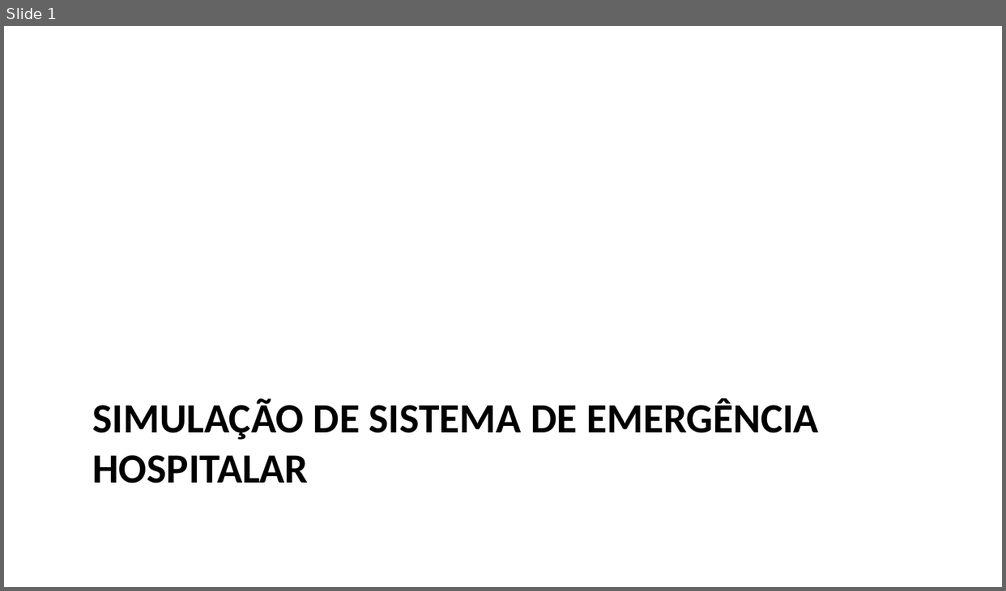
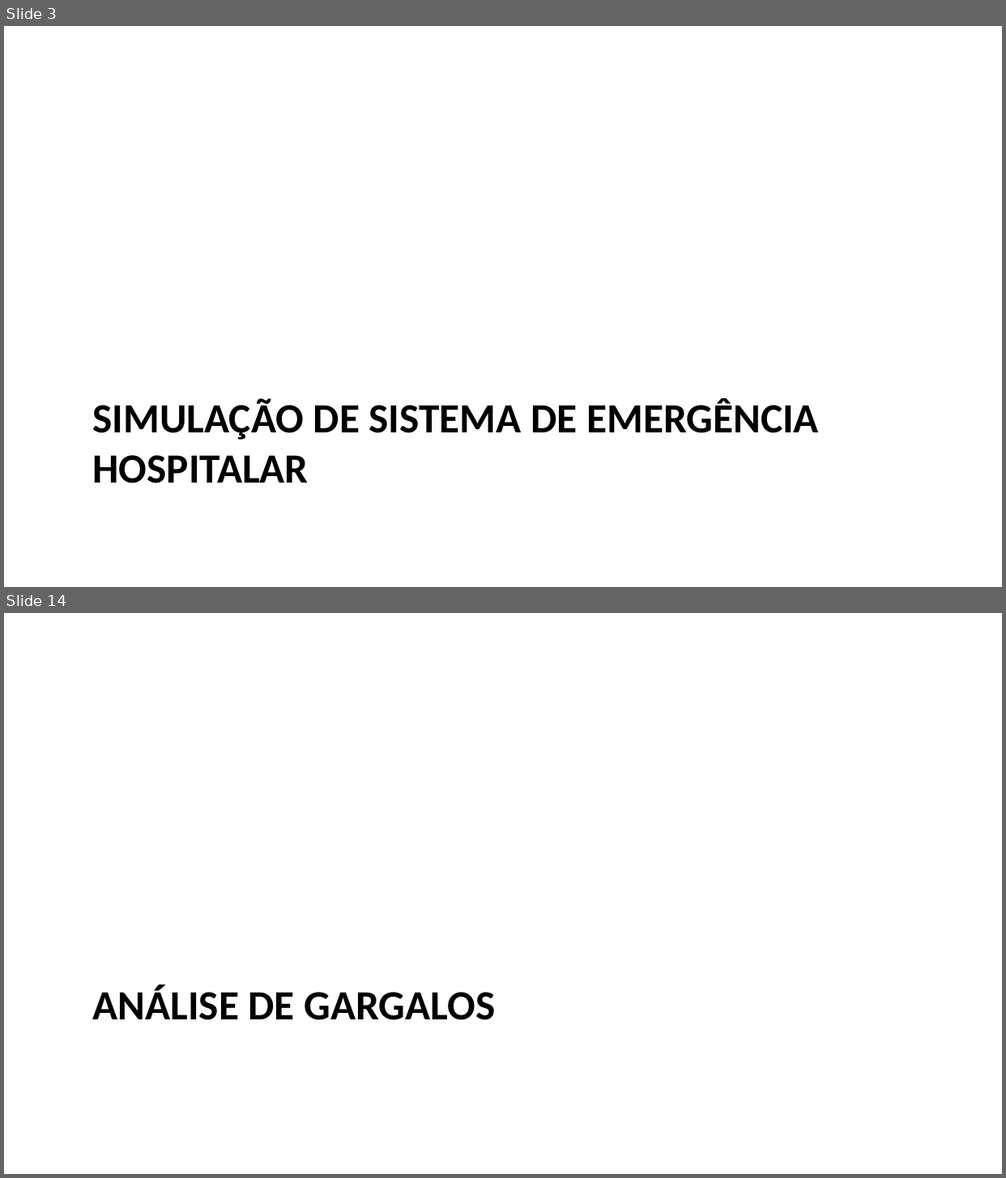
Before and after one commit to bengo501/-T2-Avalia-o-de-Aprendizagem-Simula-o-e-M-todos-Anal-ticos---2025-1, a slide deck: apresentacao_hospital.pptx. Shown one above the other, each under a label of ours: slide 1 before the commit, slides 3 and 14 after it; the slides between them are not shown. The pictures are 1006x591 and 1006x1178 pixels, drawn with LibreOffice and Linux fonts; fonts in the diff are those of the drawing. Boxes give left, top, right and bottom in pixels: in the first picture for what was removed or moved away, otherwise in the second. Text is boxed around its words. In the diff, an @@ line names an element or a change of style, - is before the commit and + after.

```diff
--- a/apresentacao_hospital.pptx
+++ b/apresentacao_hospital.pptx
@@ slide 14 added at [4, 613, 1002, 1174], background #FFFFFF @@
@@ title added at [93, 986, 496, 1020], 30 pt, text #000000, bold @@
+ANÁLISE DE GARGALOS
@@ what was slide 1 is now slide 3 @@
```
Also in this commit, not shown: 8 slides changed, 24 other slides added, 4 slides removed, 13 other files.
